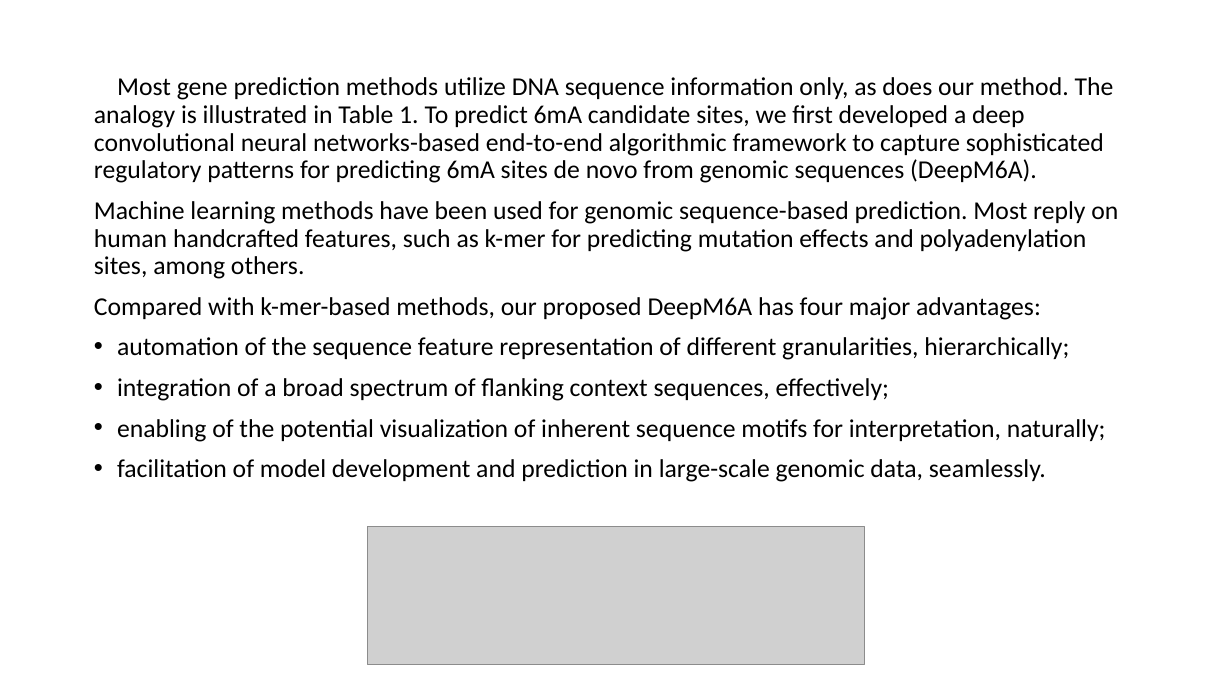
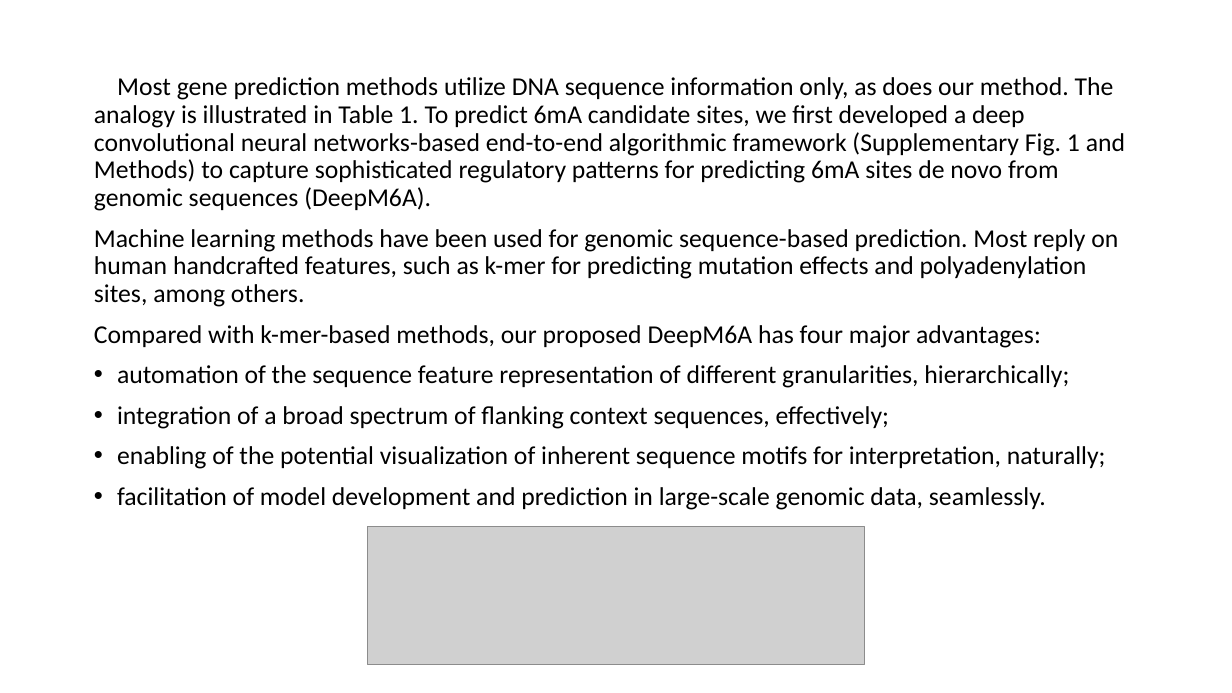
Before and after one commit to YanChengHuang/paper_implement, a slide deck: slide 5 of DeepM6A/presentation/DeepM6A.pptx. Drawn at 1232x693 pixels with LibreOffice and Linux fonts; fonts in the diff are those of the drawing; grey boxes stand for pictures. Boxes give left, top, right and bottom in pixels: in the first picture for what was removed or moved away, otherwise in the second. Text is boxed around its words. In the diff, an @@ line names an element or a change of style, - is before the commit and + after.

```diff
--- a/DeepM6A/presentation/DeepM6A.pptx
+++ b/DeepM6A/presentation/DeepM6A.pptx
@@ text at bbox=[94, 77, 1125, 211]: text changed @@
-Most gene prediction methods utilize DNA sequence information only, as does our method. The analogy is illustrated in Table 1. To predict 6mA candidate sites, we first developed a deep convolutional neural networks-based end-to-end algorithmic framework to capture sophisticated regulatory patterns for predicting 6mA sites de novo from genomic sequences (DeepM6A).
+Most gene prediction methods utilize DNA sequence information only, as does our method. The analogy is illustrated in Table 1. To predict 6mA candidate sites, we first developed a deep convolutional neural networks-based end-to-end algorithmic framework (Supplementary Fig. 1 and Methods) to capture sophisticated regulatory patterns for predicting 6mA sites de novo from genomic sequences (DeepM6A).
```
Also in this commit, not shown: 4 other slides changed, 18 slides added, 5 other files.
